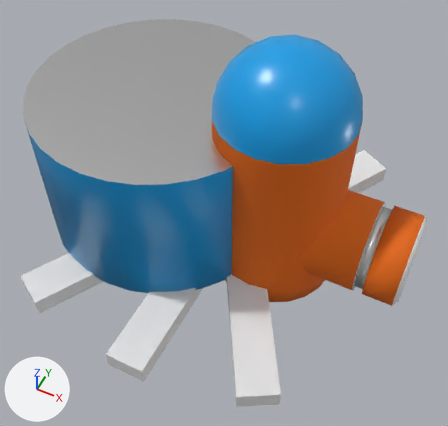
An edit to the glTF model assets/models/tachikoma.glb, drawn before and after from the same camera.
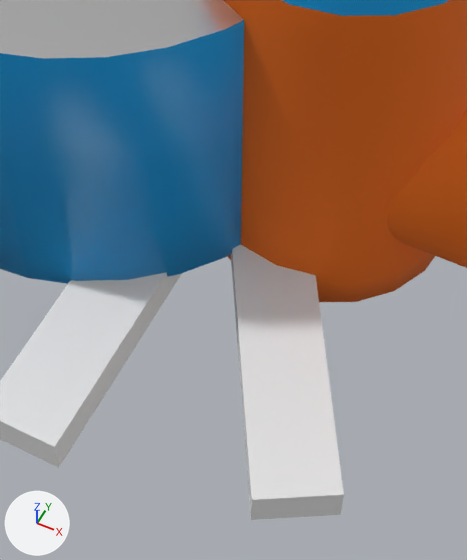
The first picture shows the older version from a 50 mm camera at (2.16, -6.17, 8.25) aimed at (-0.6, -0.65, 1.36). The close-ups show both versions on the part from 26% to 76% of the width and 37% to 100% of the height of that picture; other places that the commit changed are outside them. Every picture has the same lights, and +X, +Y and +Z are marked at lower left.

Objects in the first close-up: 'body', 'gun', 'head', 'leg_right_front', 'leg_right_mid'.
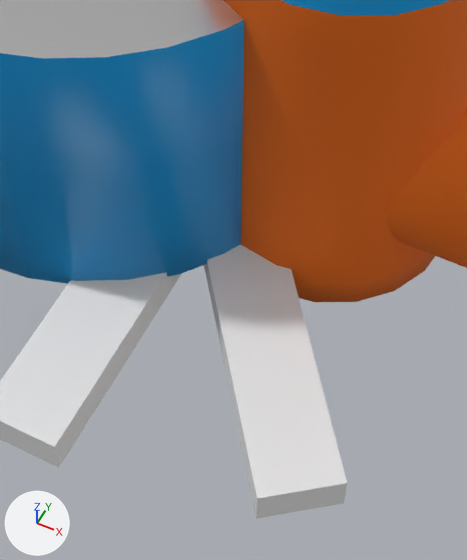
What changed in the scene script:
```text
Change ob_leg_right_front:
    ob_leg_right_front.location: (-0.6, 0.0, 0.2) -> (-0.892, -0.144, 0.2)
    ob_leg_right_front.rotation_euler: (0.0, 0.0, -2.618) -> (0.0, 0.0, -2.498)  # degrees (0, 0, -150) -> degrees (0, 0, -143)
```

What differs and where, as boxes (x1, y1, x2, y2) in the close-ups (467 x 560 px):
'leg_right_front', moved, turned: before (231, 244, 344, 520); after (204, 244, 347, 519)
